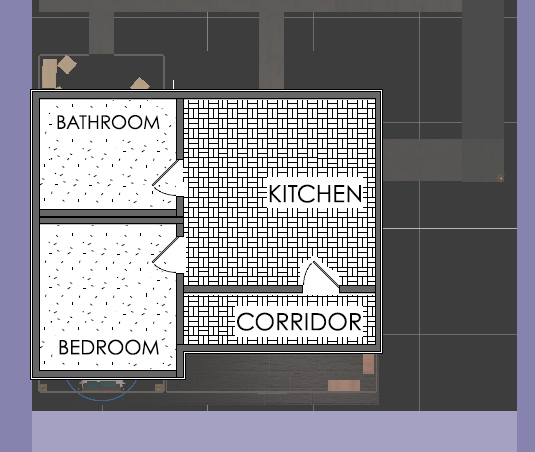
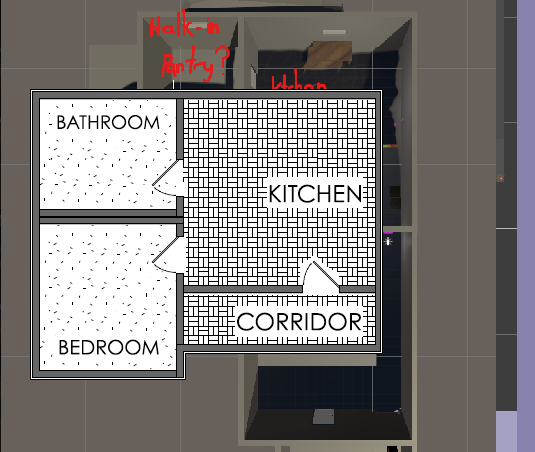
Layers edited between the first and the second 535 x 452 image:
moved "Group 1" above "Layer 66" over [30,80,383,380]
added layer "Layer 66" above "Layer 49" over [0,0,496,452]
hid "Group 1 copy" over [30,80,383,380]
